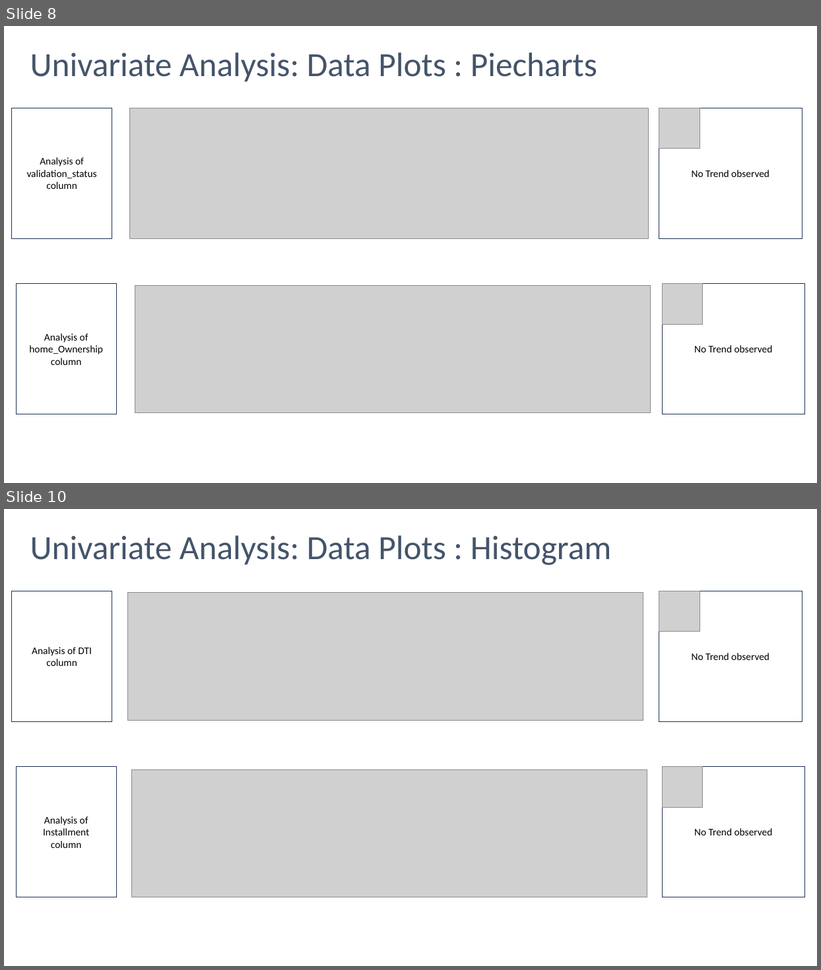
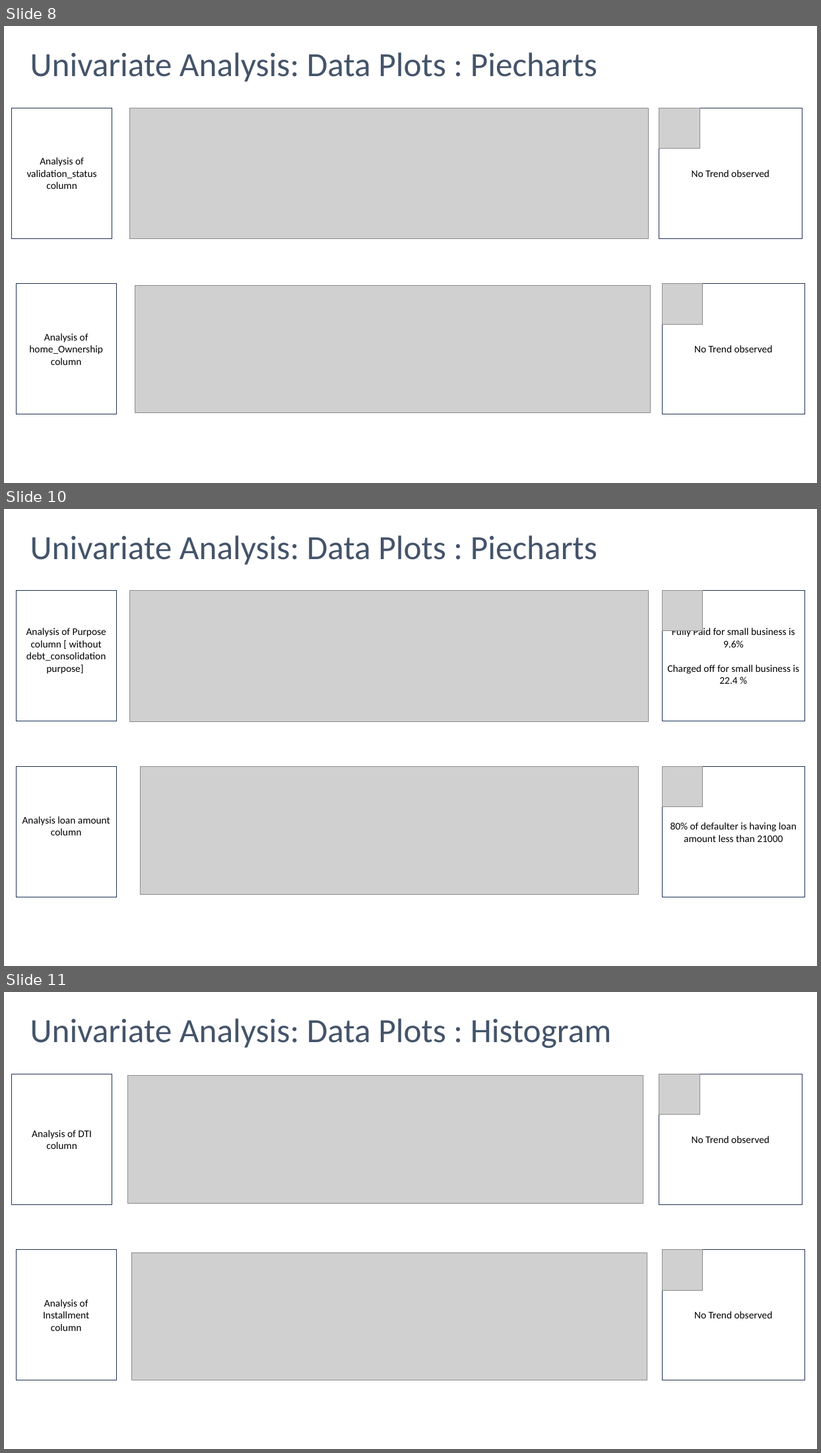
Before and after one commit to bipul-ranjan/LendingClubCaseStudy, a slide deck: Exploratory Data Analysis for Credit Risk Assessment.pptx. Shown one above the other, each under a label of ours: slides 8 and 10 before the commit, slides 8, 10 and 11 after it; the slides between them are not shown. The pictures are 821x970 and 821x1453 pixels, drawn with LibreOffice and Linux fonts; fonts in the diff are those of the drawing; grey boxes stand for pictures. Boxes give left, top, right and bottom in pixels: in the first picture for what was removed or moved away, otherwise in the second. Text is boxed around its words. In the diff, an @@ line names an element or a change of style, - is before the commit and + after.

```diff
--- a/Exploratory Data Analysis for Credit Risk Assessment.pptx
+++ b/Exploratory Data Analysis for Credit Risk Assessment.pptx
@@ slide 10 added at <box>4,509,817,966</box>, background #FFFFFF @@
@@ text added at <box>30,535,597,565</box>, 60 pt, text #44546A @@
+Univariate Analysis: Data Plots : Piecharts
@@ rectangle added at <box>16,591,116,722</box>, outline #1E3256 1 pt, 18 pt, text #000000 @@
+Analysis of Purpose column [ without debt_consolidation purpose]
@@ picture added at <box>129,590,648,722</box> @@
@@ rectangle added at <box>662,591,805,722</box>, outline #1E3256 1 pt, 18 pt, text #000000 @@
+Fully Paid for small business is 9.6%
+Charged off for small business is 22.4 %
@@ picture added at <box>662,590,703,631</box> @@
@@ rectangle added at <box>16,767,116,898</box>, outline #1E3256 1 pt, 18 pt, text #000000 @@
+Analysis loan amount column
@@ picture added at <box>140,766,639,894</box> @@
@@ rectangle added at <box>662,767,805,898</box>, outline #1E3256 1 pt, 18 pt, text #000000 @@
+80% of defaulter is having loan amount less than 21000
@@ picture added at <box>662,766,703,807</box> @@
@@ what was slide 10 is now slide 11 @@
```
Also in this commit, not shown: 1 slide changed.
